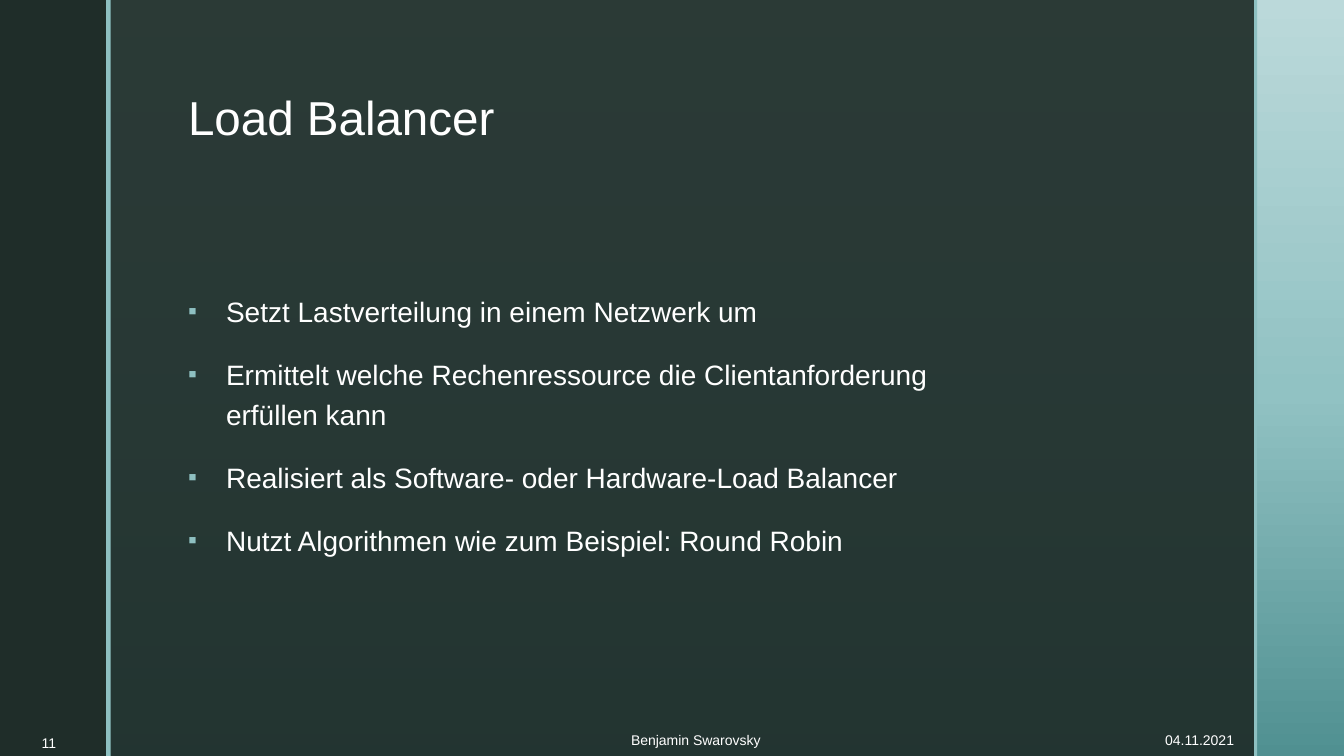
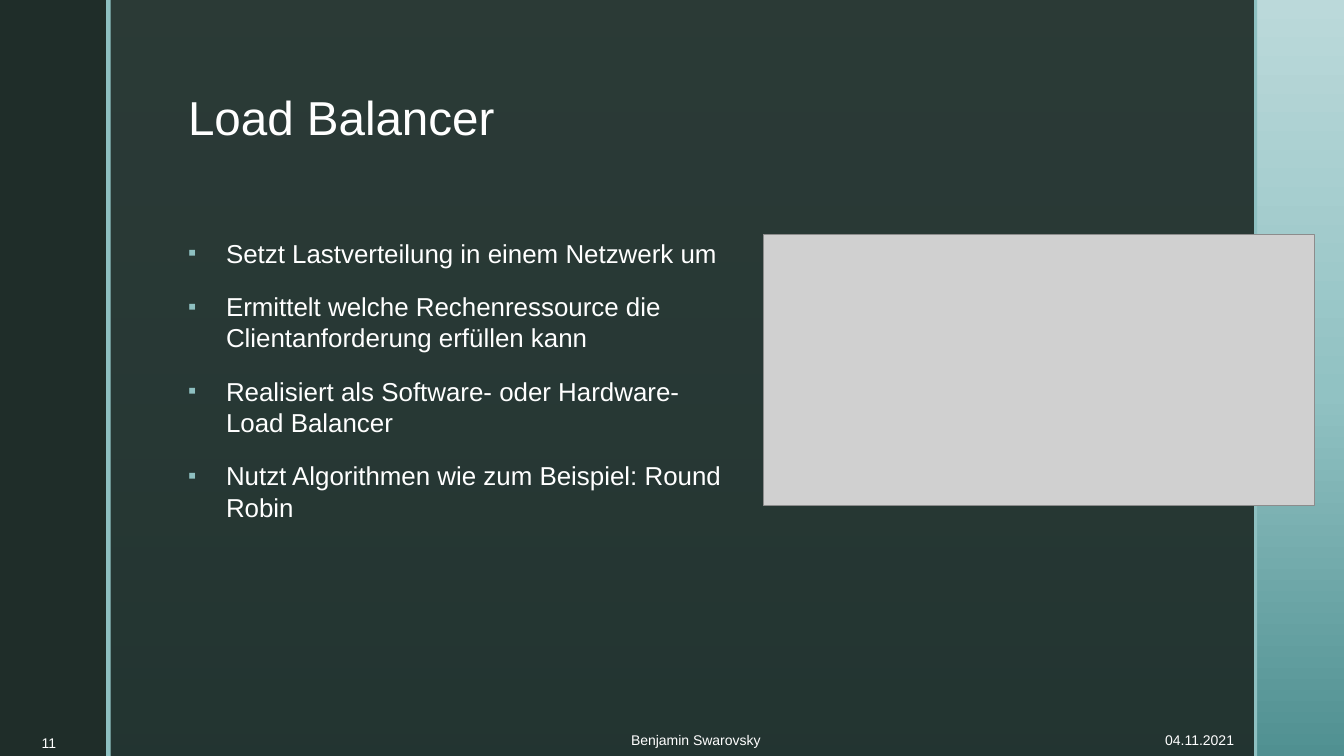
Before and after one commit to BenjaminS01/Abschluss, a slide deck: slide 11 of Vortrag.pptx. Drawn at 1344x756 pixels with LibreOffice and Linux fonts; fonts in the diff are those of the drawing; grey boxes stand for pictures; background and template pictures are left out. Boxes give left, top, right and bottom in pixels: in the first picture for what was removed or moved away, otherwise in the second. Text is boxed around its words. In the diff, an @@ line names an element or a change of style, - is before the commit and + after.

```diff
--- a/Vortrag.pptx
+++ b/Vortrag.pptx
@@ text "Setzt Lastverteilung in einem Netzwerk ..." at bbox=[226, 244, 721, 518]: size 20 to 18.5 pt; line spacing 1.2 to 1 @@
@@ picture added at bbox=[763, 235, 1315, 505] @@
```
Also in this commit, not shown: 3 slides added.
